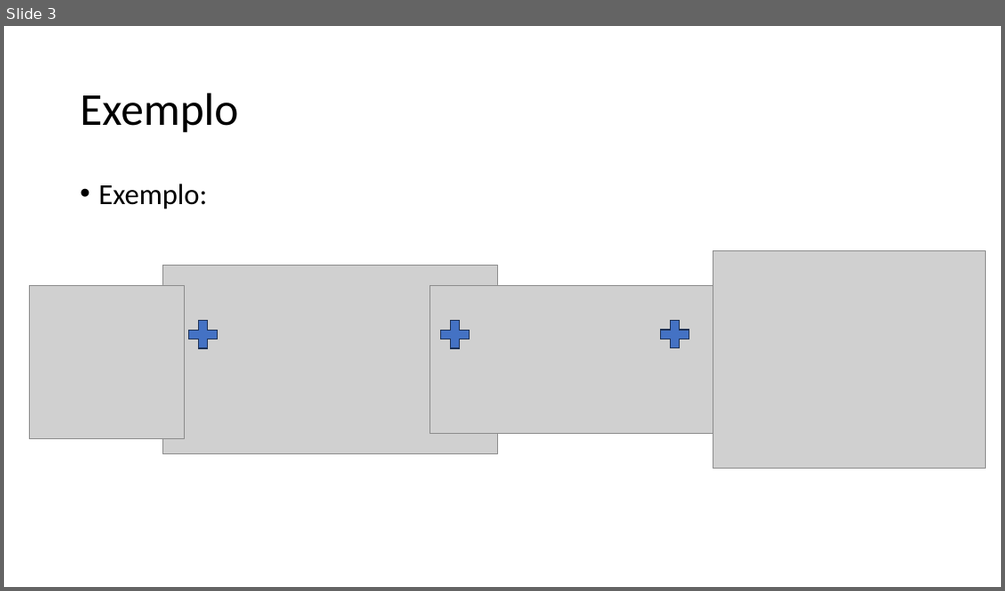
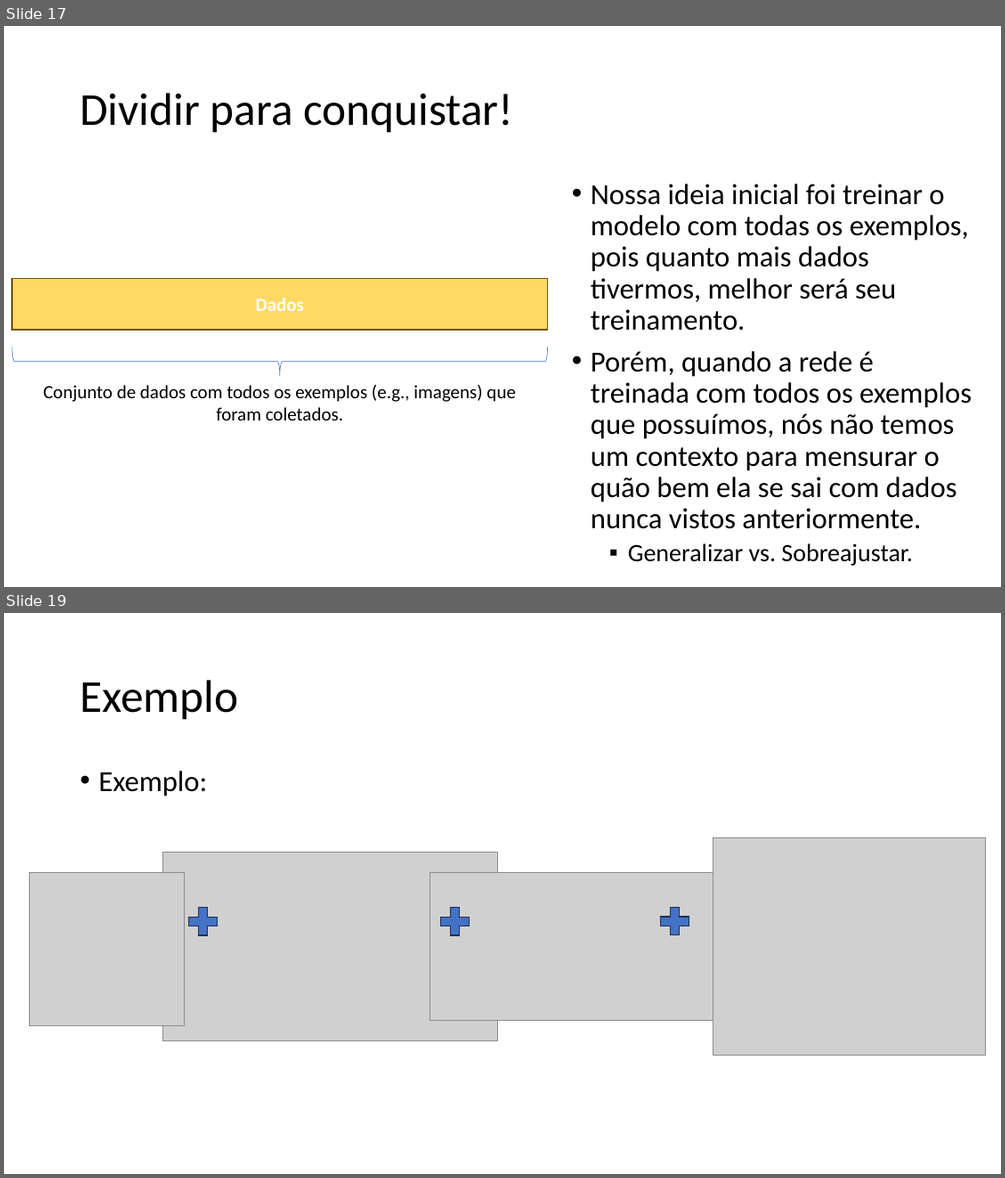
Before and after one commit to zz4fap/tp557-iot-ml, a slide deck: slides/TP557_10_Datasets.pptx. Shown one above the other, each under a label of ours: slide 3 before the commit, slides 17 and 19 after it; the slides between them are not shown. The pictures are 1005x591 and 1005x1178 pixels, drawn with LibreOffice and Linux fonts; fonts in the diff are those of the drawing; grey boxes stand for pictures. Boxes give left, top, right and bottom in pixels: in the first picture for what was removed or moved away, otherwise in the second. Text is boxed around its words. In the diff, an @@ line names an element or a change of style, - is before the commit and + after.

```diff
--- a/slides/TP557_10_Datasets.pptx
+++ b/slides/TP557_10_Datasets.pptx
@@ slide 17 added at (4, 26, 1001, 587), background #FFFFFF @@
@@ title added at (80, 93, 513, 133), 44 pt, text #000000 @@
+Dividir para conquistar!
@@ text added at (591, 184, 971, 565), 28 pt, text #000000 @@
+• Nossa ideia inicial foi treinar o modelo com todas os exemplos, pois quanto mais dados tivermos, melhor será seu treinamento.
+• Porém, quando a rede é treinada com todos os exemplos que possuímos, nós não temos um contexto para mensurar o quão bem ela se sai com dados nunca vistos anteriormente.
+  ▪ Generalizar vs. Sobreajustar.
@@ rectangle added at (12, 278, 548, 329), fill #FFD966, outline #705400 1 pt, 18 pt, text #FFFFFF, bold @@
+Dados
@@ right brace added at (12, 346, 547, 376), outline #4472C4 0.5 pt @@
@@ text added at (43, 385, 515, 420), 18 pt, text #000000 @@
+Conjunto de dados com todos os exemplos (e.g., imagens) que foram coletados.
@@ what was slide 3 is now slide 19 @@
```
Also in this commit, not shown: 1 slide changed, 15 other slides added, 2 other files.
